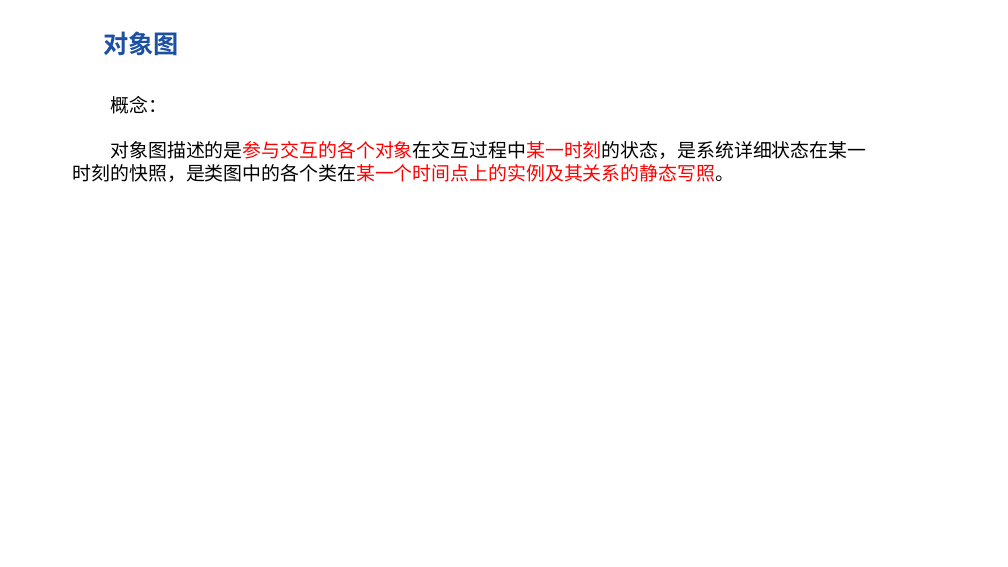
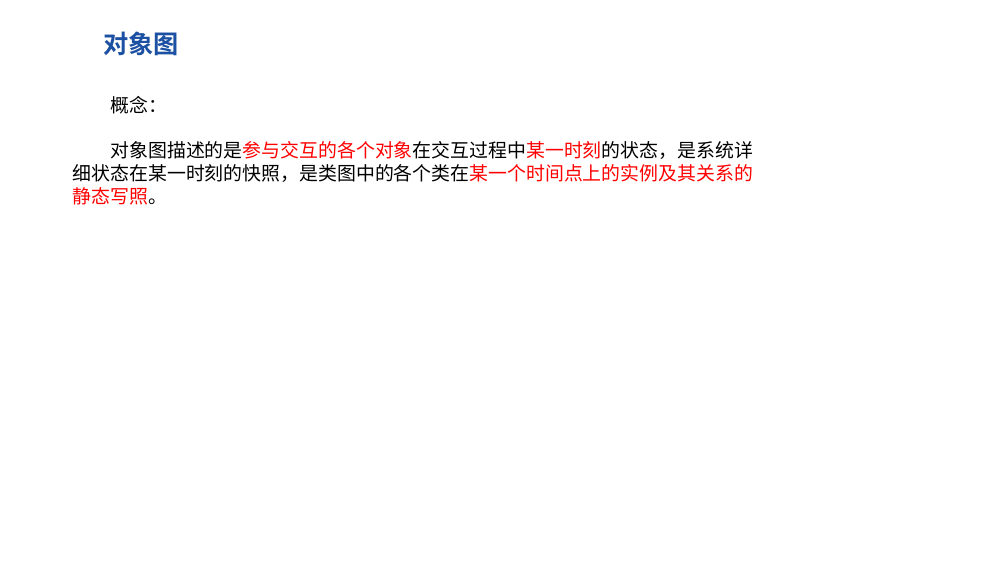
Before and after one commit to hhhdxd/Request, a slide deck: slide 4 of 翻转课堂/第五次翻转课堂/SRA-G17-第五次翻转课堂PPT(2).pptx. Drawn at 1008x567 pixels with LibreOffice and Linux fonts; fonts in the diff are those of the drawing; background and template pictures are left out. Boxes give left, top, right and bottom in pixels: in the first picture for what was removed or moved away, otherwise in the second. Text is boxed around its words. In the diff, an @@ line names an element or a change of style, - is before the commit and + after.

```diff
--- a/翻转课堂/第五次翻转课堂/SRA-G17-第五次翻转课堂PPT(2).pptx
+++ b/翻转课堂/第五次翻转课堂/SRA-G17-第五次翻转课堂PPT(2).pptx
@@ text "概念：" rewrapped from [73, 96, 866, 182] to [73, 96, 753, 205] @@
```
Also in this commit, not shown: 3 other slides changed.
